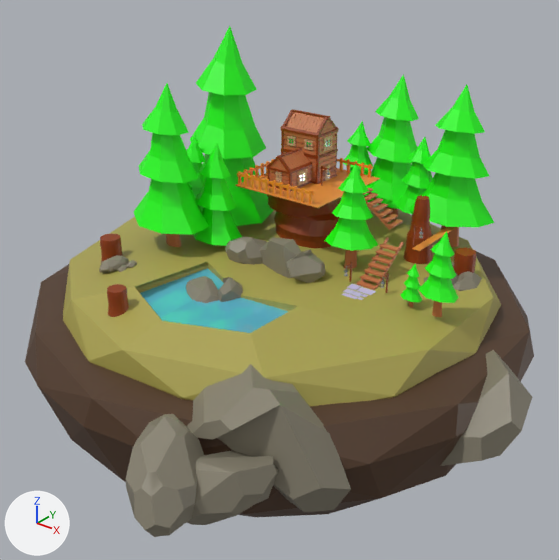
An edit to the glTF model shared/models/House-Learning.glb, drawn before and after from the same camera.
Camera for both pictures: a 50 mm camera at (247.0, -338.0, 276.0) aimed at (18.0, -52.0, 99.0). Lighting does not change. The marker at lower left points along +X, +Y and +Z. The picture after the commit comes second. Where no turn or scale is listed for an object, it has been applied to the vertices.
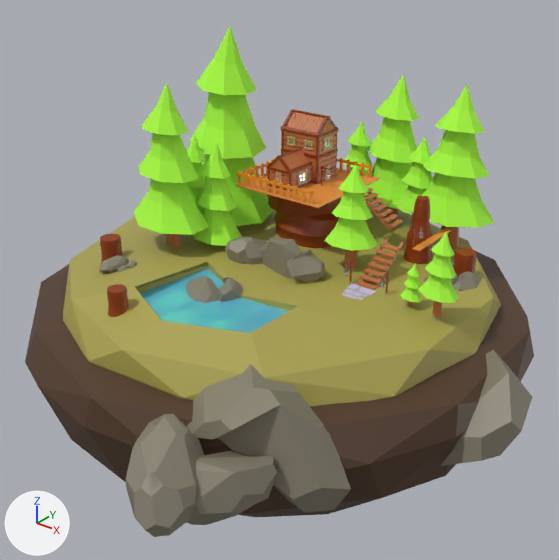
Scene script edits in JSON lines:
```json
{"op": "set", "path": "mat_treecolor.base_color", "old": "(0.00809, 1.0, 0.0)", "new": "(0.414, 1.0, 0.057)", "note": "green #16ff00 -> green #acff44"}
{"op": "set", "path": "mat_treecolor.roughness", "old": "0.5", "new": "1.0"}
```

Changed parts and their boxes [x1, y1, x2, y2] in the pictures (559 x 560 px):
```json
{"object": "Cylinder.008", "change": "recoloured, surface changed", "before": [190, 26, 274, 226], "after": [190, 26, 274, 226], "on screen": "lighter"}
{"object": "Cylinder", "change": "recoloured, surface changed", "before": [134, 83, 209, 238], "after": [134, 83, 209, 238], "on screen": "lighter"}
{"object": "Cylinder.014", "change": "recoloured, surface changed", "before": [409, 85, 495, 247], "after": [409, 85, 495, 247], "on screen": "lighter"}
{"object": "Cylinder.012", "change": "recoloured, surface changed", "before": [364, 74, 419, 213], "after": [364, 74, 419, 213], "on screen": "lighter"}
{"object": "Cylinder.009", "change": "recoloured, surface changed", "before": [193, 143, 242, 246], "after": [193, 143, 242, 246], "on screen": "lighter"}
{"object": "Cylinder.010", "change": "recoloured, surface changed", "before": [324, 164, 378, 254], "after": [324, 164, 378, 254], "on screen": "lighter"}
{"object": "Cylinder.016", "change": "recoloured, surface changed", "before": [418, 231, 459, 306], "after": [418, 231, 459, 306], "on screen": "lighter"}
{"object": "Cylinder.013", "change": "recoloured, surface changed", "before": [395, 137, 433, 217], "after": [395, 137, 433, 217], "on screen": "lighter"}
{"object": "Cylinder.011", "change": "recoloured, surface changed", "before": [344, 121, 374, 196], "after": [344, 121, 374, 196], "on screen": "lighter"}
{"object": "Cylinder.007", "change": "recoloured, surface changed", "before": [186, 136, 206, 211], "after": [186, 136, 206, 211], "on screen": "lighter"}
{"object": "Cylinder.001", "change": "recoloured, surface changed", "before": [401, 264, 422, 306], "after": [401, 264, 422, 306], "on screen": "lighter"}
```
